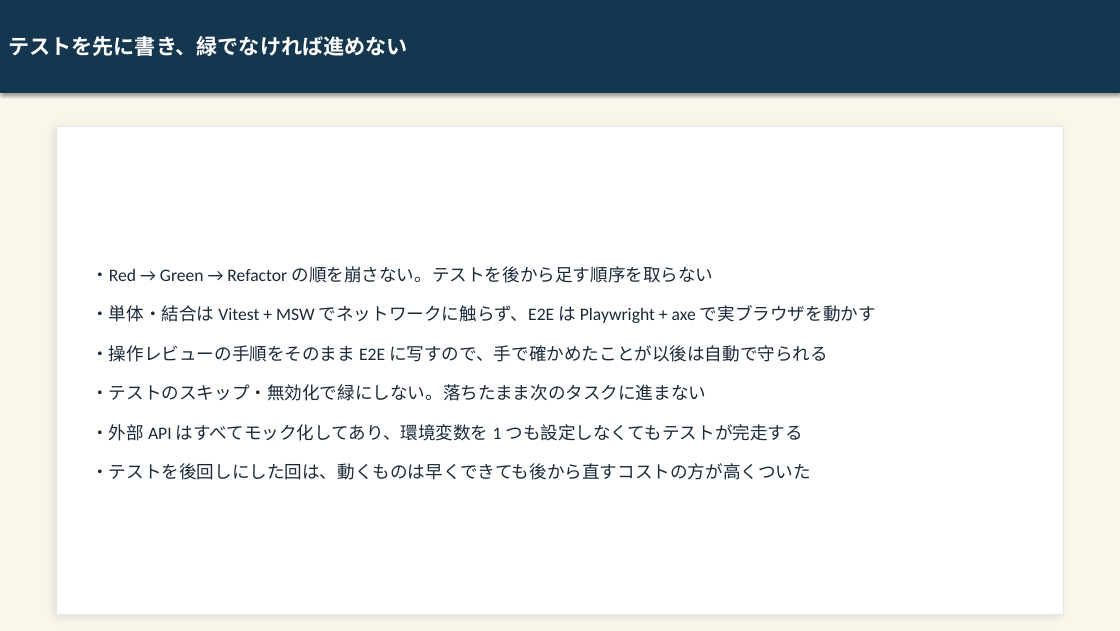
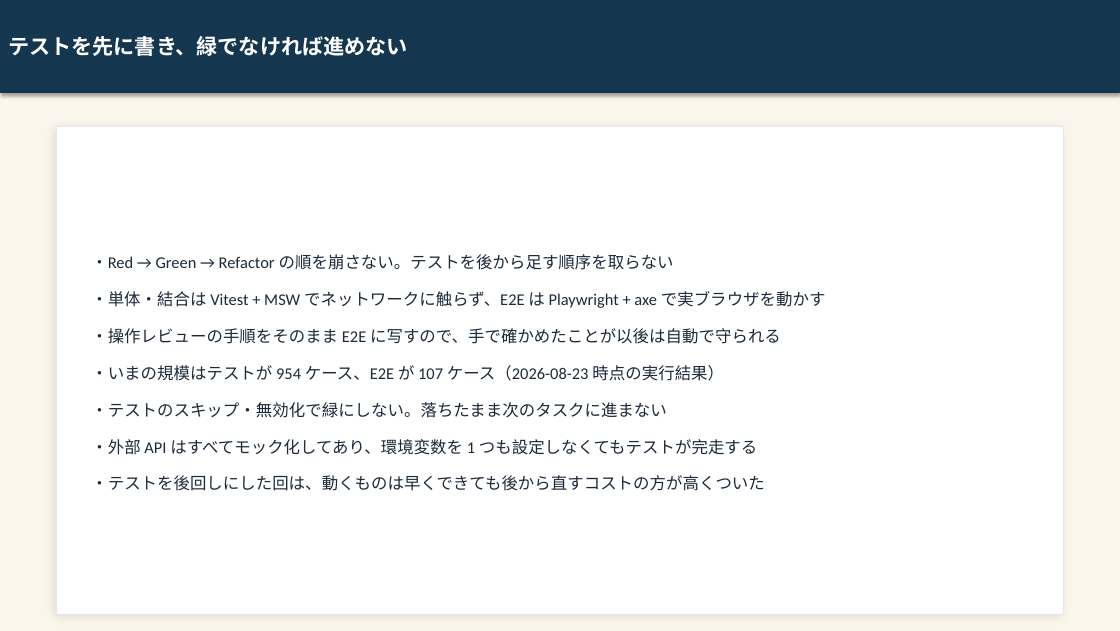
Before and after one commit to kai-kou/gem-hunter, a slide deck: slide 12 of content/slides/project-explanation-20260822/output/gem-hunter_text.pptx (slide 11 before the commit). Drawn at 1120x631 pixels with LibreOffice and Linux fonts; fonts in the diff are those of the drawing. Boxes give left, top, right and bottom in pixels: in the first picture for what was removed or moved away, otherwise in the second. Text is boxed around its words. In the diff, an @@ line names an element or a change of style, - is before the commit and + after.

Commit message:
docs: プロジェクト解説スライドを最新の実装・仕様へ追随させる（19 → 21 枚） (#538)
SP-17〜SP-19 以降の実装に合わせて解説スライドを 21 枚へ改訂した。前半に Gem 一覧の実 UI、撤去スライドの直後に「母集団を広げたら、撤去の根拠が消えた」を追加し、GitHub Actions の線引き・検査項目数・ポート数・マージ済み PR 件数・被依存数の取得元・健全性指標の実態を現状値へ直した。実 UI キャプチャ 3 枚と生成画像 10 枚を作り直し、補足ドキュメント（slide-guide.md / README.md / references/）も同じ差分で更新している。

Closes #517

```diff
--- a/content/slides/project-explanation-20260822/output/gem-hunter_text.pptx
+++ b/content/slides/project-explanation-20260822/output/gem-hunter_text.pptx
@@ text at <box>91,254,826,491</box>: size 15 to 14 pt in "・Red → Green → Refactor の順を崩さない。テストを後から足す順序を取らない", "・単体・結合は Vitest + MSW でネットワークに触らず、E2E は Playwright ...", "・操作レビューの手順をそのまま E2E に写すので、手で確かめたことが以後は自動で守られる", "・テストのスキップ・無効化で緑にしない。落ちたまま次のタスクに進まない" and 2 more places @@
@@ text at <box>91,365,724,381</box>: paragraph added @@
+・いまの規模はテストが 954 ケース、E2E が 107 ケース（2026-08-23 時点の実行結果）
```
Also in this commit, not shown: 11 other slides changed, 2 slides added, 42 other files.
